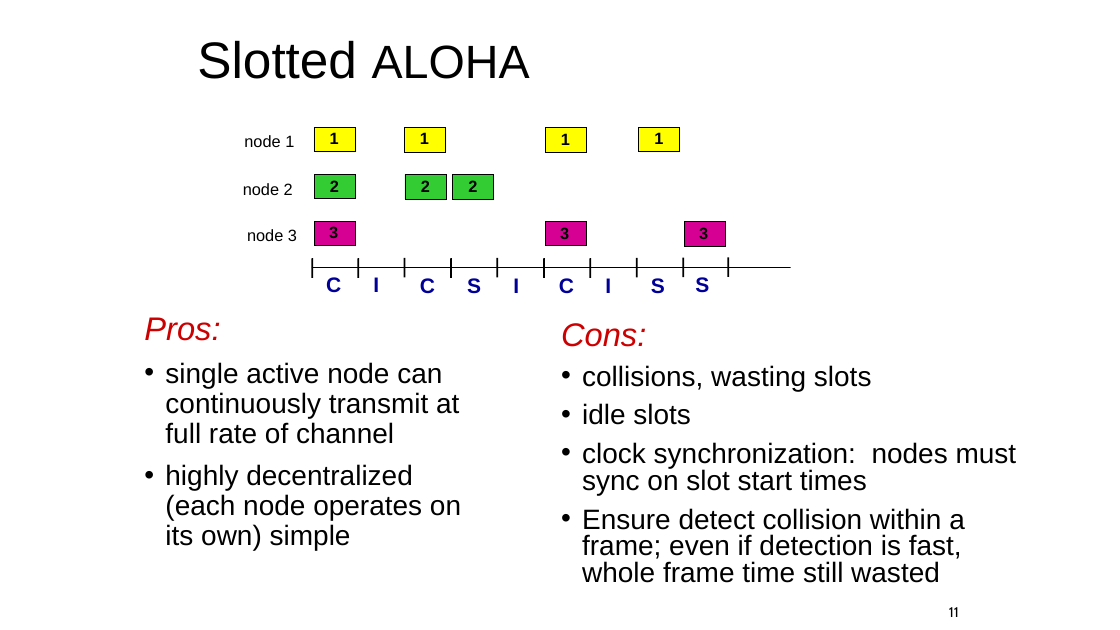
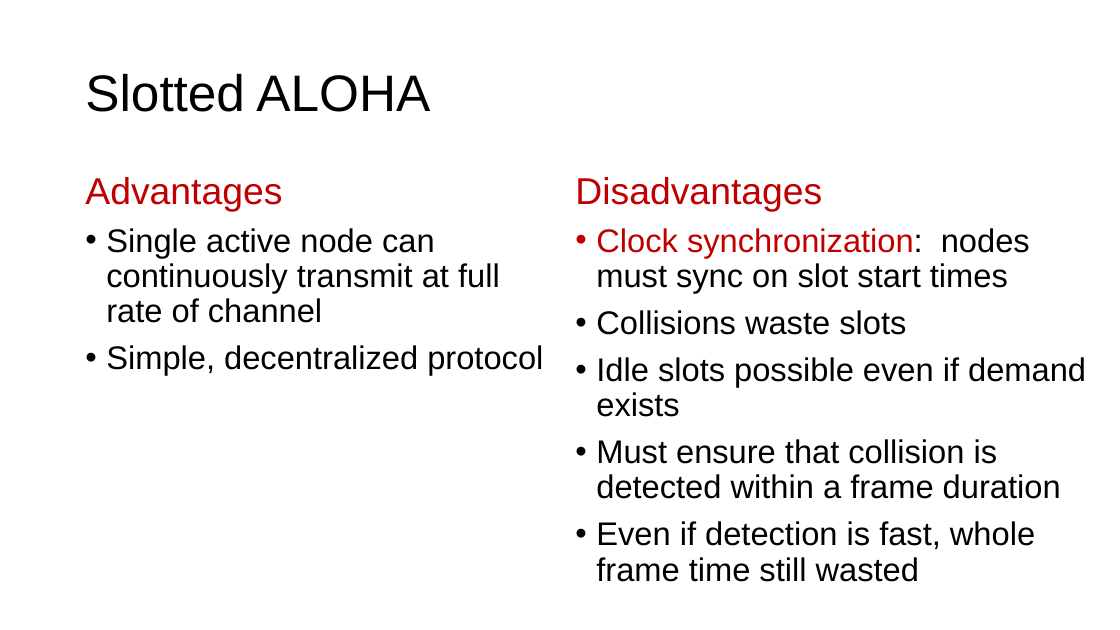
Before and after one commit to ngsrinivas/coursegen, a slide deck: slide 29 of ex/352-S21/staging/352-S21/lectures/link-medium-access-control.pptx (slide 11 before the commit). Drawn at 1120x630 pixels with LibreOffice and Linux fonts; fonts in the diff are those of the drawing. Boxes give left, top, right and bottom in pixels: in the first picture for what was removed or moved away, otherwise in the second. Text is boxed around its words. In the diff, an @@ line names an element or a change of style, - is before the commit and + after.

```diff
--- a/ex/352-S21/staging/352-S21/lectures/link-medium-access-control.pptx
+++ b/ex/352-S21/staging/352-S21/lectures/link-medium-access-control.pptx
@@ title "Slotted ALOHA": place and size @@
-title "Slotted ALOHA" at <box>197,40,530,79</box>
+title "Slotted ALOHA" at <box>85,73,430,112</box>
@@ title "Slotted ALOHA" at <box>85,73,430,112</box>: size 40 to 44 pt in "ALOHA" @@
@@ text at <box>85,177,543,375</box>: text changed; size 24 to 28 pt @@
-Pros:
-• single active node can continuously transmit at full rate of channel
-• highly decentralized (each node operates on its own) simple
+Advantages
+• Single active node can continuously transmit at full rate of channel
+• Simple, decentralized protocol
@@ text at <box>575,177,1086,582</box>: text changed; size 24 to 28 pt @@
-Cons:
-• collisions, wasting slots
-• idle slots
-• clock synchronization: nodes must sync on slot start times
-• Ensure detect collision within a frame; even if detection is fast, whole frame time still wasted
+Disadvantages
+• Clock synchronization: nodes must sync on slot start times
+• Collisions waste slots
+• Idle slots possible even if demand exists
+• Must ensure that collision is detected within a frame duration
+• Even if detection is fast, whole frame time still wasted
@@ group removed at <box>243,127,791,294</box>: 22 texts, 11 lines, 10 rectangles @@
-1
-1
-1
-1
-2
-3
-2
-2
-3
-3
-node 1
-node 2
-node 3
-C
-C
-C
-S
-S
-S
-I
-I
-I
@@ page number removed at <box>949,607,959,617</box> @@
-11
```
Also in this commit, not shown: 16 other slides changed, 37 slides added, 6 slides removed, 1 other file.
